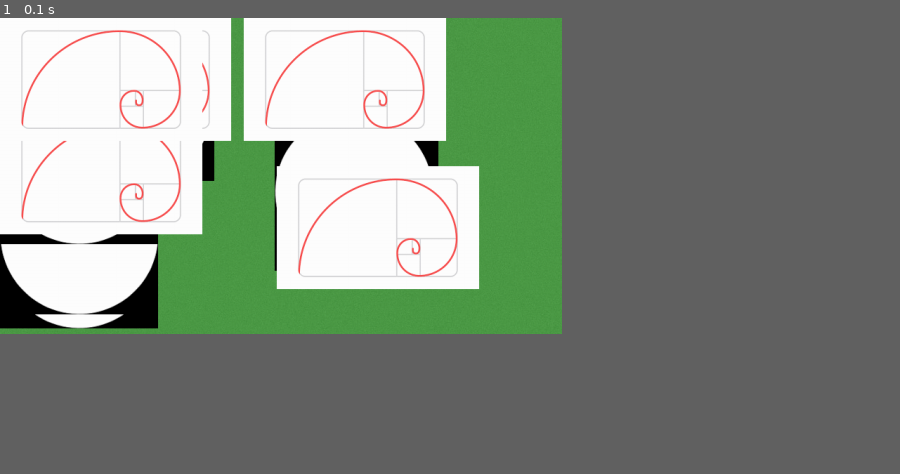
Above: before the commit, frame 1.
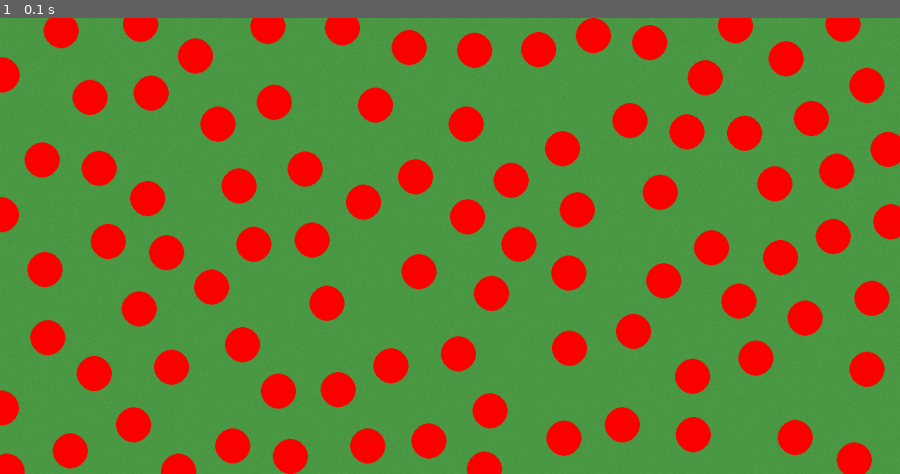
Above: after the commit, the same moment.

Repository: bluesun-pixel/projet-pygame
Game: pygame game, started from main.py
The game is run twice, just before and just after one commit, with the same random seed, the same clock (stepped at 60 frames per second) and the same inputs.
Inputs:
- Up to frame 1 (0.1 s): no input
The window is 562x316 before the commit and 900x456 after it. Grey fills any space a smaller window leaves; there, only what the larger window draws over its background counts as a difference.

The runs differ from the first frame. In frame 1, 77% of the frame differs, in the area x 0-100%, y 0-100%.

Commit message:
fin du développement de l'aléatoire, encore besoin de le lier aux classes arbres et bunker

Diff:
--- a/main.py
+++ b/main.py
@@ -11,7 +11,7 @@
 # Initiation de pygame et de la fenêtre de jeu
 pygame.init()
 pygame.key.set_repeat(30, 30)
-fenetre = pygame.display.set_mode((800, 450), RESIZABLE)
+fenetre = pygame.display.set_mode((1280, 649), RESIZABLE)
 liste_sprite = pygame.sprite.LayeredUpdates()
 
 
@@ -43,7 +43,7 @@
     liste_sprite.add(texte)
     return texte
 
-def poisson_disc_sampling(distance_minimum, hauteur, largeur, max_points, k=30):
+def poisson_disc_sampling(distance_minimum, hauteur, largeur, k=50):
     points = []
     taille_de_grille = distance_minimum / math.sqrt(2)
     largeur_de_grille = math.ceil(largeur / taille_de_grille)
@@ -81,7 +81,7 @@
     ajouter_point(point_initial)
     liste_active.append(point_initial)
 
-    while liste_active and len(points) < max_points:
+    while liste_active:
         point_actuel = random.choice(liste_active)
         trouve = False
 
@@ -110,7 +110,8 @@
 
     # Fonction permettant de créer une distribution uniforme en apparence aléatoire dans une sphère
     def distribution(self, nombre_de_points, fraction, rayon):
-        points = poisson_disc_sampling(75, fenetre.get_rect().height, fenetre.get_rect().width, 100)
+        points = poisson_disc_sampling(80, 649, 1280)
+        print(len(points))
         return points
         #version utilisant la distribution en spirale
         #points = []  # Array contenant une liste de points dans le plan
@@ -157,8 +158,8 @@
 NOMBRE_DE_POINTS = 70
 PHI = 1.618
 RAYON = 350
-NOMBRE_ARBRES = 10
-NOMBRE_BUNKERS = 10
+NOMBRE_ARBRES = 0
+NOMBRE_BUNKERS = 0
 
 obstacle1 = Obstacles(0, 0)  # TODO: essayer de créer une classe abstraite/virtuelle
 points = obstacle1.distribution(NOMBRE_DE_POINTS, PHI, RAYON)
@@ -168,7 +169,7 @@
 # <editor-fold desc="Fonctions spécifiques au jeu">
 # Fonction créant une instance d'arbre un certain nombre de fois aléatoirement basé sur une liste de points du plan
 def generation_du_terrain(liste_de_points):
-    if (NOMBRE_ARBRES + NOMBRE_BUNKERS) <= len(liste_de_points):
+    if NOMBRE_ARBRES <= len(liste_de_points):
         for i in range(NOMBRE_ARBRES):
             index = randint(0, len(liste_de_points) - 1)
             x, y = liste_de_points[index]
@@ -180,24 +181,8 @@
             arbre_instance = Arbre(x_pos, y_pos)
             liste_de_points.remove(liste_de_points[index])
 
-        for i in range(NOMBRE_BUNKERS):
-            index = randint(0, len(liste_de_points) - 1)
-            x, y = liste_de_points[index]
-            x_pos = fenetre.get_rect().centerx - x * 1.5
-            y_pos = fenetre.get_rect().centery - y
-            x_pos = max(0, min(fenetre.get_width(), x_pos))  # Clamp x position
-            y_pos = max(0, min(fenetre.get_height(), y_pos))  # Clamp y position
-            bunker_instance = Bunker(x_pos, y_pos)
-            liste_de_points.remove(liste_de_points[index])
-
     else:
-        print_exception("More obstacles are instanced than there are points available.")
-
-
-
-
-
-
+        print("More obstacles are instanced than there are points available.")
 
 # </editor-fold>
 
@@ -210,8 +195,9 @@
 # <editor-fold desc="Boucle de jeu">
 while continuer:
     liste_sprite.draw(fenetre)
+    for point in points:
+        pygame.draw.circle(fenetre, (255, 0, 0), (int(point[0]), int(point[1])), 25)
     pygame.display.flip()
-
     for event in pygame.event.get():
         if event.type == QUIT:
             continuer = False
